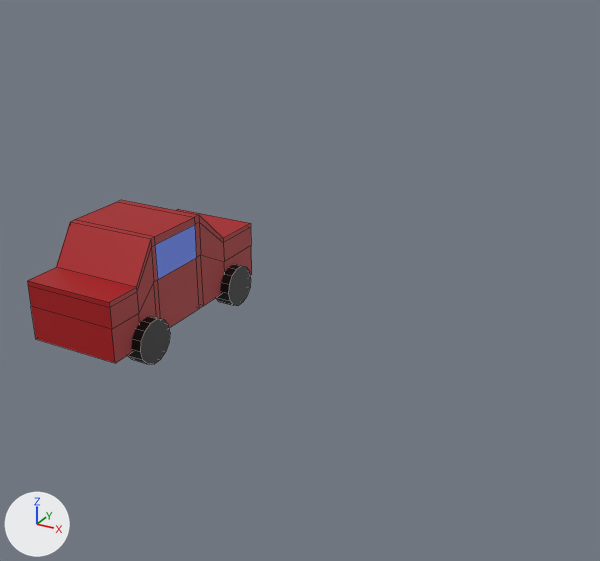
The Blender file SourceFiles/Road/Train.blend as it was, and as the next commit left it.
One viewpoint serves both versions: a 50 mm camera at (4.38, -5.25, 3.33) aimed at (1.57, -0.13, 0.77). Arrows for +X, +Y and +Z are at lower left; the lights stay in place. Mesh edges are drawn as thin lines.

Names of what the first picture shows: 'Car', 'Car_BackWheel_Right', 'Car_FrontWheel_Right'.
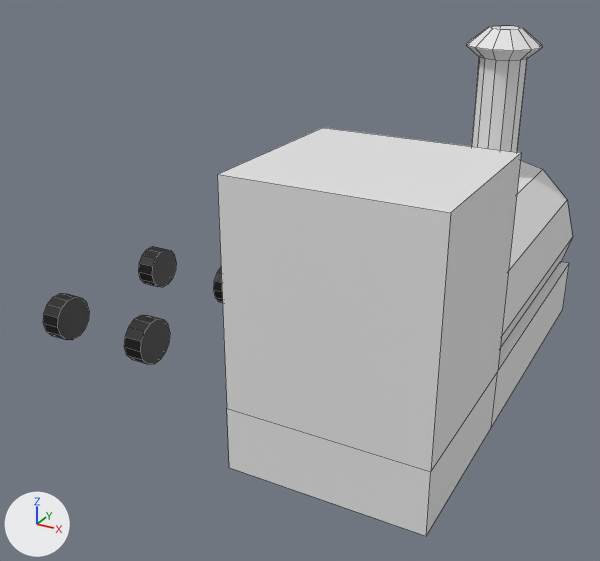
The newer file is also turned or shifted as a whole; pictures and numbers use the older file's frame.

What differs and where, as boxes (x1, y1, x2, y2) in the pictures (600 x 561 px):
'Cube', added: after (217, 26, 572, 536)
'Car', deleted (red): before (27, 200, 252, 363)
'Car_BackWheel_Left', unchanged, uncovered by the edit: after (43, 293, 89, 340)

Patch to the scene script:
```diff
--- a/SourceFiles/Road/Train.blend.py
+++ b/SourceFiles/Road/Train.blend.py
@@ me_cube @@
+me_cube.from_pydata(...)  # 92 vertices, 65 faces; spans x -0.65..0.65, y -0.22..3.17, z -0.82..1.55
@@ ob_car @@
-ob_car = bpy.data.objects.new('Car', me_cube_002)
-ob_car.location = (0.0, 0.0, 0.0)
@@ ob_cube @@
+ob_cube = bpy.data.objects.new('Cube', me_cube)
+ob_cube.location = (2.575, -1.481, 1.0)
```
